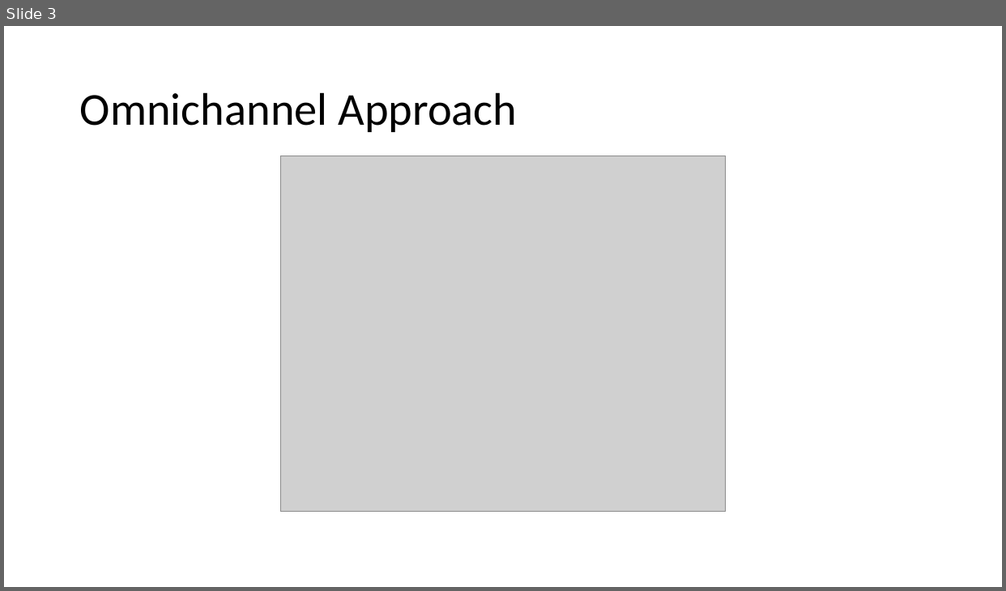
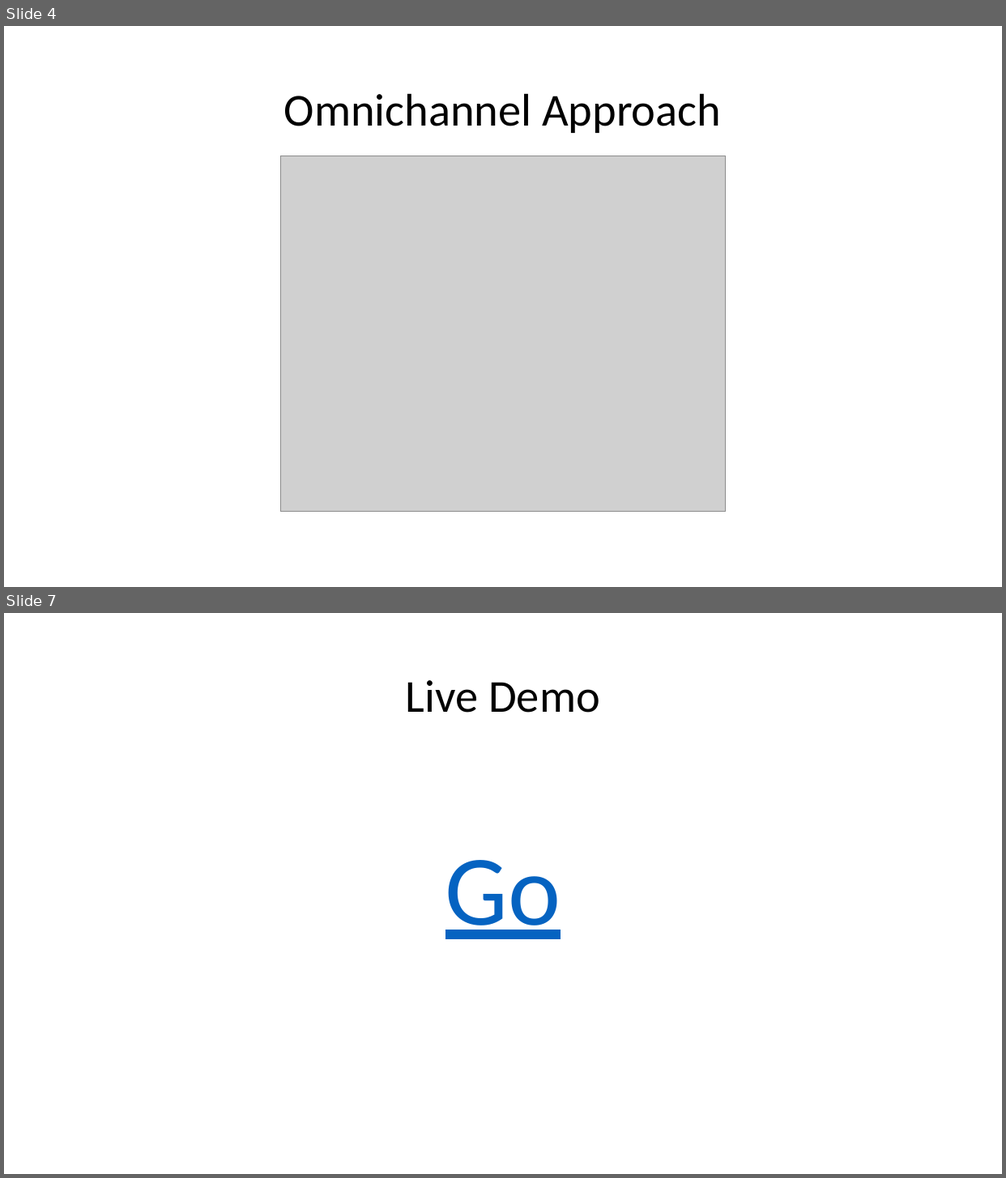
Before and after one commit to gayanala/Group13, a slide deck: Presentation/CSGHackathon.pptx. Shown one above the other, each under a label of ours: slide 3 before the commit, slides 4 and 7 after it; the slides between them are not shown. The pictures are 1006x591 and 1006x1178 pixels, drawn with LibreOffice and Linux fonts; fonts in the diff are those of the drawing; grey boxes stand for pictures. Boxes give left, top, right and bottom in pixels: in the first picture for what was removed or moved away, otherwise in the second. Text is boxed around its words. In the diff, an @@ line names an element or a change of style, - is before the commit and + after.

```diff
--- a/Presentation/CSGHackathon.pptx
+++ b/Presentation/CSGHackathon.pptx
@@ slide 7 added at box(4, 613, 1002, 1174), background #FFFFFF @@
@@ title added at box(406, 680, 600, 713), 44 pt, text #000000 @@
+Live Demo
@@ text added at box(445, 860, 561, 939), 96 pt, text #0563C1, underline @@
+Go
@@ what was slide 3 is now slide 4 @@
@@ slide 4 changed as well @@
@@ title "Omnichannel Approach" at box(284, 93, 721, 133): alignment left to centre @@
```
Also in this commit, not shown: 2 other slides changed, 3 other slides added, 1 slide removed.
